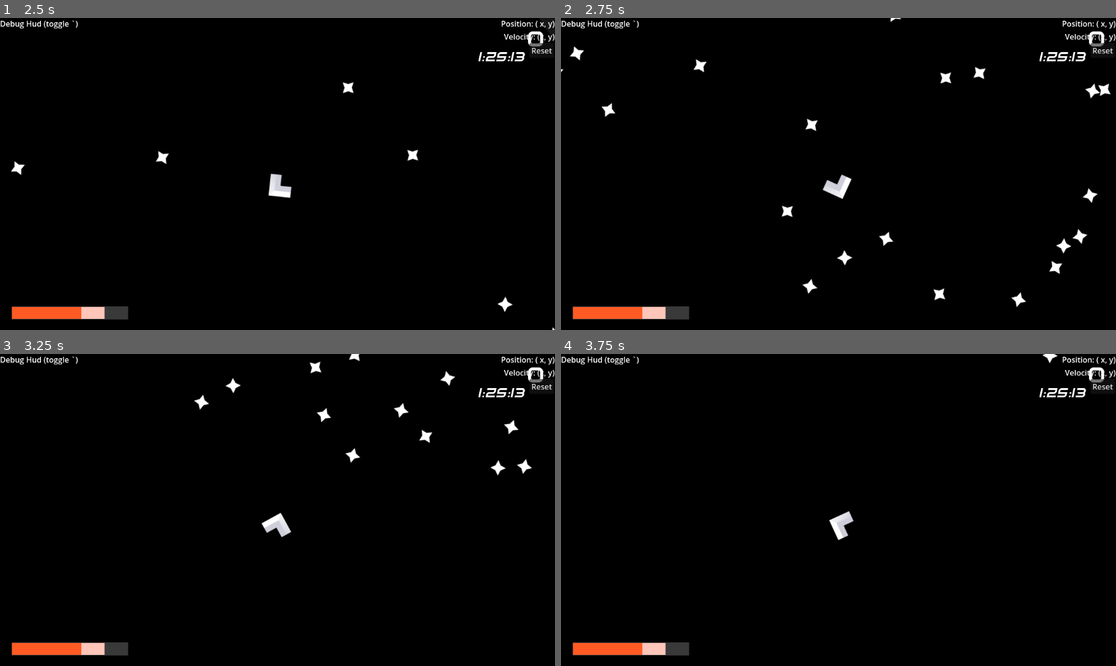
Above: before the commit, frames 1-4 (two rows, left to right).
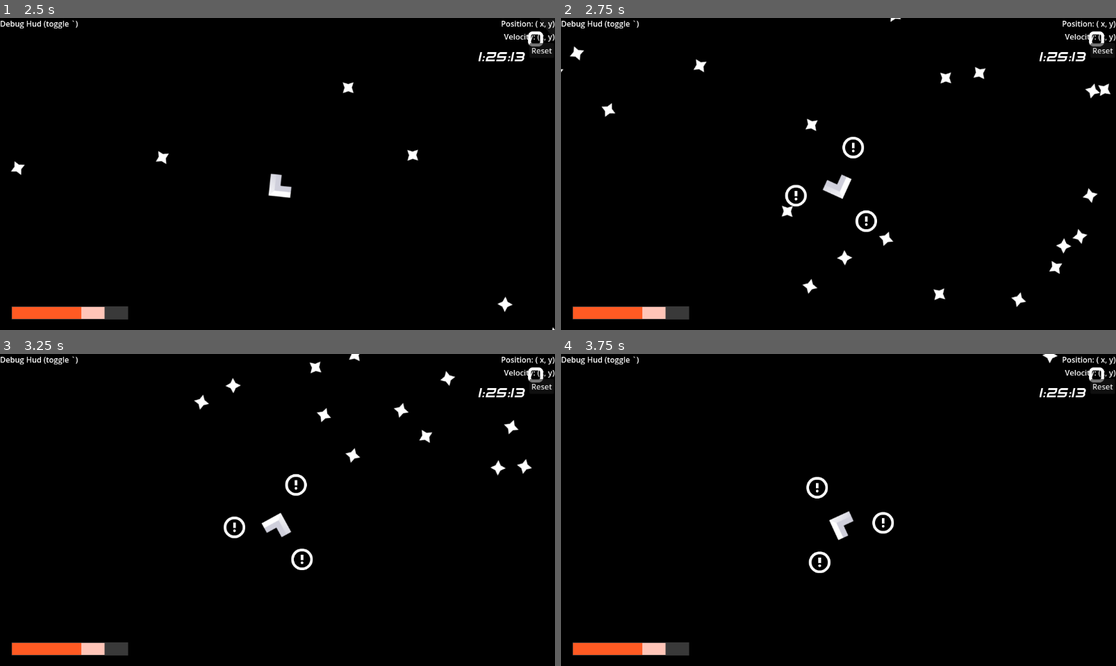
Above: after the commit, the same moments.

Repository: SpaceDemonMars/Spaceship-Slinger
Game: Godot game, scene res://Levels/lv1_chicane.tscn
Same seed, same stepped clock (60 frames per second), same inputs: the game is played once before the commit and once after it. This scene is started directly instead of the project's main scene.
Inputs:
- Up to frame 1 (2.5 s): hold Down (ThrustBackwards) 0.53-2.03 s; hold Left (Left) from 2.03 s (still down)
- Up to frame 2 (2.75 s): keep holding Left (Left)
- Up to frame 3 (3.25 s): keep holding Left (Left)
- Up to frame 4 (3.75 s): release Left (Left) at 3.53 s; hold Down (ThrustBackwards) from 3.53 s (still down)

Frame 1 is identical in both runs. In frame 2, 0.4% of the frame differs, in the area x 40-57%, y 38-69%; in frame 3, 0.4%; in frame 4, 0.4%.
Error in both runs: Invalid access to property or key 'hud' on a base object of type 'Control (main_menu.gd)'. (res://Scripts/player_movement.gd:20)

Commit message:
+2 levels

Diff:
--- a/starship-slinger/Levels/lv1_chicane.tscn
+++ b/starship-slinger/Levels/lv1_chicane.tscn
@@ -1,8 +1,10 @@
-[gd_scene load_steps=4 format=3 uid="uid://bvg5ifv3ds8q1"]
+[gd_scene load_steps=6 format=3 uid="uid://bvg5ifv3ds8q1"]
 
 [ext_resource type="Script" uid="uid://csn4po8s0gnxy" path="res://level_data.gd" id="1_df16k"]
 [ext_resource type="PackedScene" uid="uid://b672krlvwbqre" path="res://Objects/obj_gravity.tscn" id="1_xexkr"]
 [ext_resource type="PackedScene" uid="uid://baehc6ggoilrg" path="res://Objects/obj_destination.tscn" id="2_df16k"]
+[ext_resource type="PackedScene" uid="uid://bvnf0qvfcfitw" path="res://Objects/obj_yellowpaint.tscn" id="4_630ie"]
+[ext_resource type="PackedScene" uid="uid://ckq10wjfyh588" path="res://Objects/obj_playspace.tscn" id="5_wnvt2"]
 
 [node name="Lv1Chicane" type="Node2D"]
 script = ExtResource("1_df16k")
@@ -18,4 +20,19 @@
 wellSize = 15.0
 
 [node name="ObjDestination" parent="." instance=ExtResource("2_df16k")]
-position = Vector2(3963, 2)
+position = Vector2(3768, -502)
+
+[node name="paint" type="Node2D" parent="."]
+position = Vector2(861, -122)
+
+[node name="ObjYellowpaint" parent="paint" instance=ExtResource("4_630ie")]
+
+[node name="ObjYellowpaint2" parent="paint" instance=ExtResource("4_630ie")]
+position = Vector2(1056, 135)
+
+[node name="ObjYellowpaint3" parent="paint" instance=ExtResource("4_630ie")]
+position = Vector2(2308, 142)
+
+[node name="ObjPlayspace" parent="paint" instance=ExtResource("5_wnvt2")]
+position = Vector2(1060.9998, 119.99994)
+scale = Vector2(247.06972, 110.97768)
--- /dev/null
+++ b/starship-slinger/Levels/lv2_slingshot.tscn
@@ -0,0 +1,36 @@
+[gd_scene load_steps=6 format=3 uid="uid://td27c0imsntw"]
+
+[ext_resource type="Script" uid="uid://csn4po8s0gnxy" path="res://level_data.gd" id="1_2o28p"]
+[ext_resource type="PackedScene" uid="uid://baehc6ggoilrg" path="res://Objects/obj_destination.tscn" id="2_c3rf1"]
+[ext_resource type="PackedScene" uid="uid://b672krlvwbqre" path="res://Objects/obj_gravity.tscn" id="3_e46cc"]
+[ext_resource type="PackedScene" uid="uid://bvnf0qvfcfitw" path="res://Objects/obj_yellowpaint.tscn" id="4_c3rf1"]
+[ext_resource type="PackedScene" uid="uid://ckq10wjfyh588" path="res://Objects/obj_playspace.tscn" id="5_e46cc"]
+
+[node name="Lv2Slingshot" type="Node2D"]
+script = ExtResource("1_2o28p")
+
+[node name="ObjDestination" parent="." instance=ExtResource("2_c3rf1")]
+position = Vector2(8500, -5598)
+
+[node name="ObjGravity" parent="." instance=ExtResource("3_e46cc")]
+position = Vector2(706, -1113)
+gravityStr = 40.0
+wellSize = 20.0
+
+[node name="ObjGravity2" parent="." instance=ExtResource("3_e46cc")]
+position = Vector2(4641, -4658)
+gravityStr = 15.0
+wellSize = 20.0
+
+[node name="ObjYellowpaint" parent="." instance=ExtResource("4_c3rf1")]
+position = Vector2(125, -295)
+
+[node name="ObjYellowpaint2" parent="." instance=ExtResource("4_c3rf1")]
+position = Vector2(2429, -3317)
+
+[node name="ObjYellowpaint3" parent="." instance=ExtResource("4_c3rf1")]
+position = Vector2(6392, -5431)
+
+[node name="ObjPlayspace" parent="." instance=ExtResource("5_e46cc")]
+position = Vector2(4080.0002, -3412.9998)
+scale = Vector2(483.68542, 382.04385)
--- a/starship-slinger/Scripts/main_menu.gd
+++ b/starship-slinger/Scripts/main_menu.gd
@@ -6,7 +6,7 @@
 # Called when the node enters the scene tree for the first time.
 func _ready() -> void:
 	$Highscore.text = 'Highscore: ' + str(GameManager.highScore)
-	playScene = GameManager.allLevels[4]
+	playScene = GameManager.allLevels[5]
 
 
 # Called every frame. 'delta' is the elapsed time since the previous frame.
